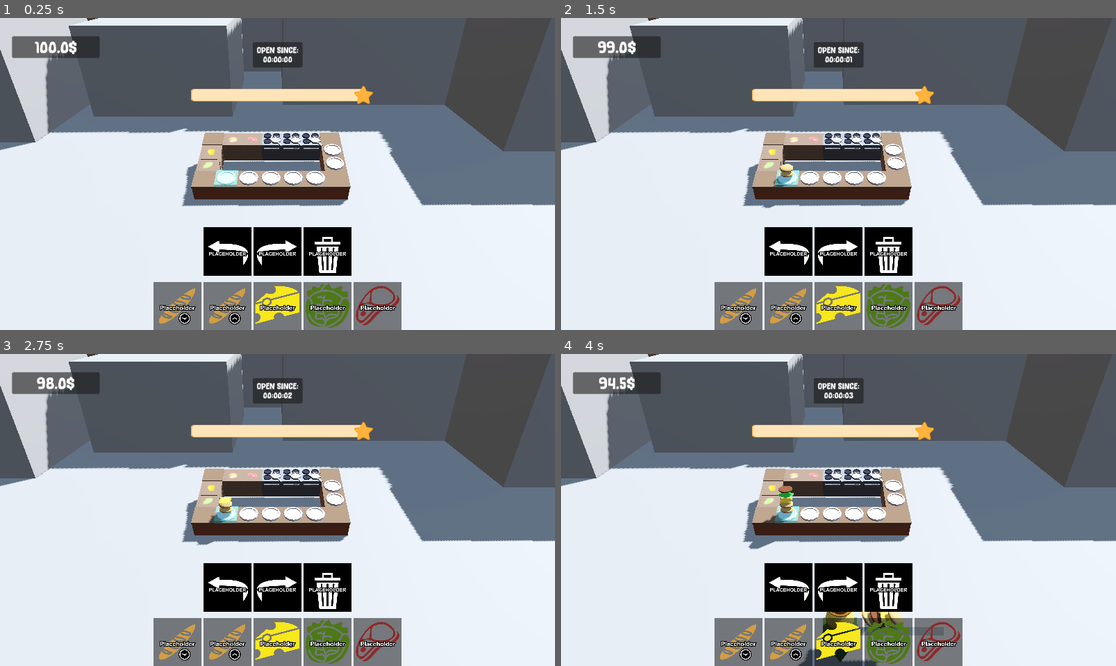
Above: before the commit, frames 1-4 (two rows, left to right).
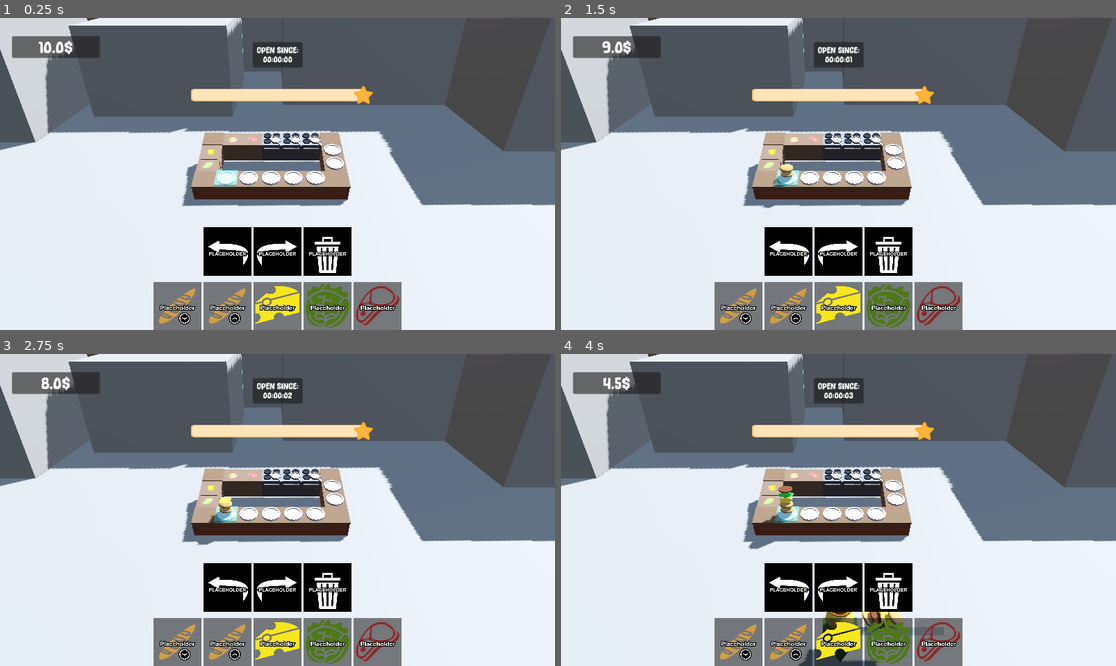
Above: after the commit, the same moments.

Repository: thewasmans/2026-game-jam-burger-truck
Game: Godot game, scene res://scenes/main.tscn
Two runs of this game, one before a commit and one after it. Both use one fixed random seed, a clock stepped at 60 frames per second and the inputs below.
Inputs (mouse positions are in pixels of both pictures, inside the frame that each line leads up to):
- Up to frame 1 (0.25 s): no input
- Up to frame 2 (1.5 s): click (738, 305) at 0.52 s; click (788, 305) at 1.27 s
- Up to frame 3 (2.75 s): click (277, 641) at 2.02 s
- Up to frame 4 (4 s): click (888, 641) at 2.77 s; click (938, 641) at 3.52 s

The runs differ from the first frame. In frame 1, 0.2% of the frame differs, in the area x 6-14%, y 7-12%; in frame 2, 0.2%; in frame 3, 0.2%; in frame 4, 0.2%.

Commit message:
Add money limit buy ingredient

Diff:
--- a/scripts/main.gd
+++ b/scripts/main.gd
@@ -29,7 +29,7 @@
 @export var anchor_plates: Array[Node3D]
 @export var plate_selector: Node3D
 @export var vfx_burger_disappear: GPUParticles3D
-@export var default_amount_money: float = 100.0
+@export var default_amount_money: float = 10.0
 var _clients: Array[HungryClient] = []
 var _money: float = 0
 var _plates: Array[Plate]
@@ -77,6 +77,8 @@
 	snack_truck.take_damage(1)
 
 func add_ingredient_on_plate(ingredient:Ingredient):
+	if _money - ingredient.price < 0:
+		return
 	_money -= ingredient.price
 	game_ui.set_money_value(_money)
 	current_plate.add_ingredient(ingredient)
